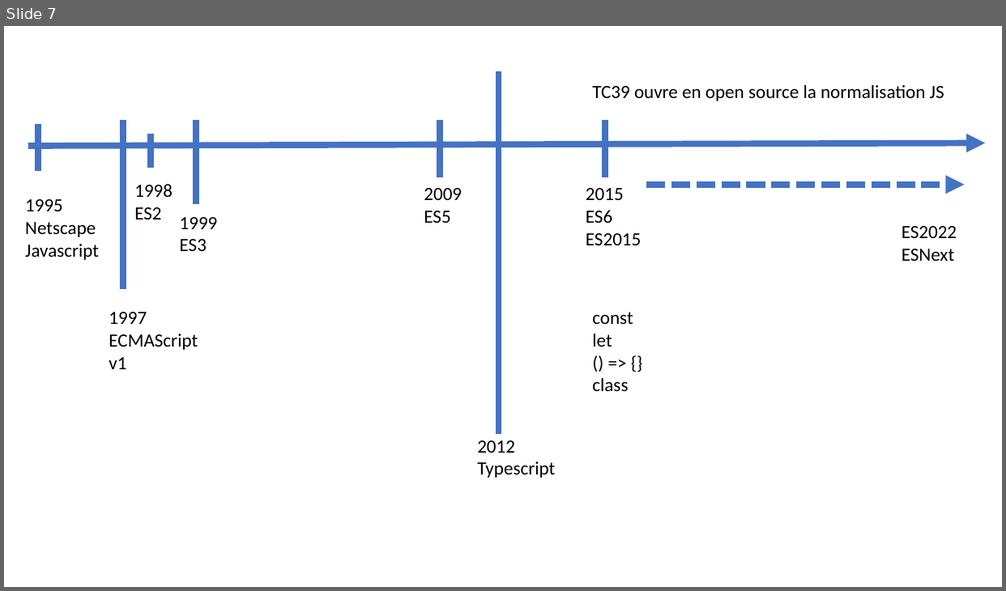
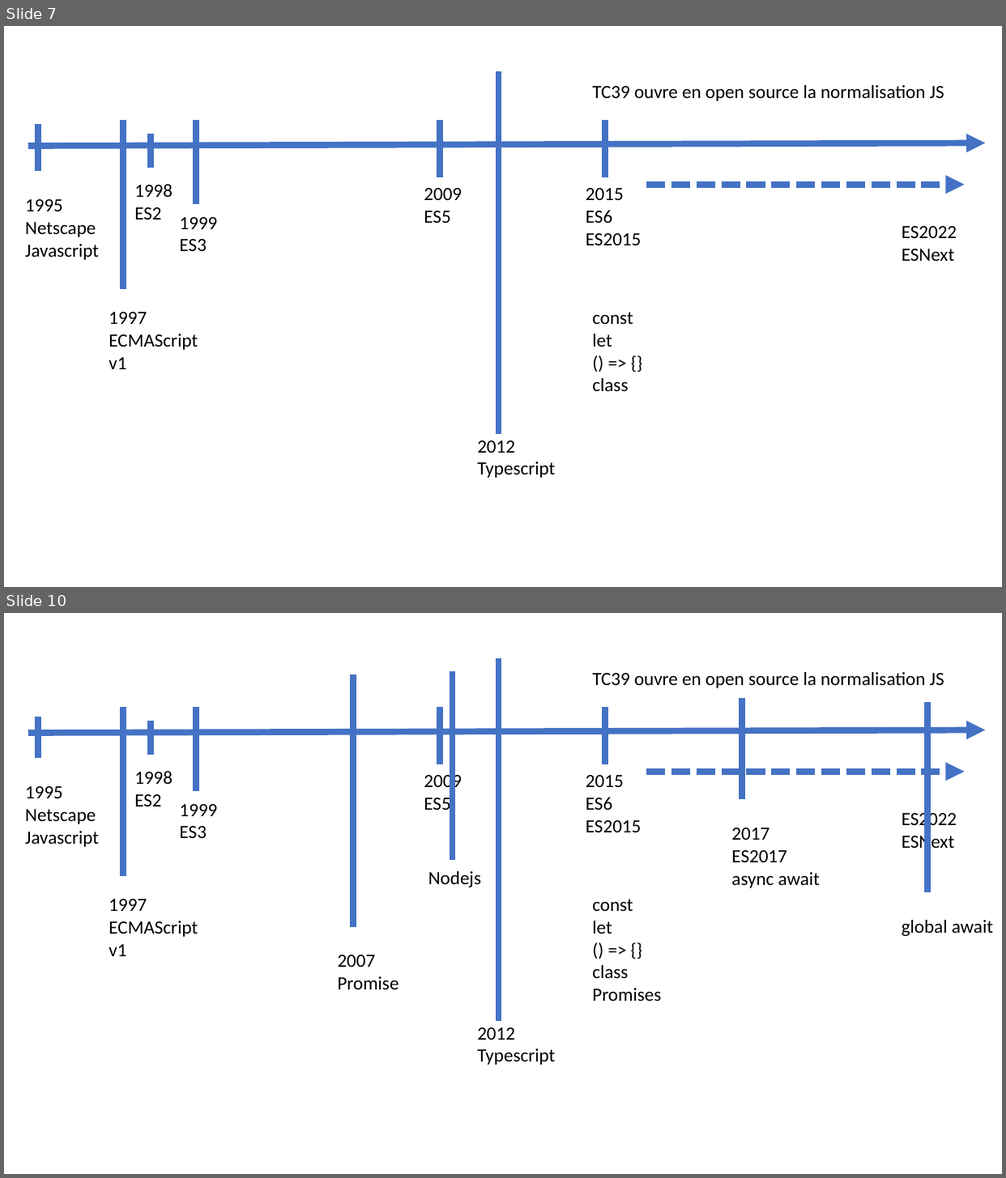
Before and after one commit to jlg-formation/tsr-mai-2022, a slide deck: notes.pptx. Shown one above the other, each under a label of ours: slide 7 before the commit, slides 7 and 10 after it; the slides between them are not shown. The pictures are 1006x591 and 1006x1178 pixels, drawn with LibreOffice and Linux fonts; fonts in the diff are those of the drawing. Boxes give left, top, right and bottom in pixels: in the first picture for what was removed or moved away, otherwise in the second. Text is boxed around its words. In the diff, an @@ line names an element or a change of style, - is before the commit and + after.

```diff
--- a/notes.pptx
+++ b/notes.pptx
@@ slide 10 added at bbox=[4, 613, 1002, 1174], background #FFFFFF @@
@@ line added from (499, 658) to (499, 1021), #4472C4 6 pt @@
@@ line added from (353, 675) to (353, 927), #4472C4 6 pt @@
@@ line added from (453, 671) to (453, 860), #4472C4 6 pt @@
@@ text added at bbox=[592, 672, 944, 688], 18 pt, text #000000 @@
+TC39 ouvre en open source la normalisation JS
@@ line added from (123, 707) to (123, 876), #4472C4 6 pt @@
@@ line added from (196, 707) to (196, 792), #4472C4 6 pt @@
@@ line added from (440, 707) to (440, 765), #4472C4 6 pt @@
@@ line added from (605, 707) to (605, 765), #4472C4 6 pt @@
@@ line added from (742, 697) to (742, 799), #4472C4 6 pt @@
@@ line added from (928, 702) to (928, 893), #4472C4 6 pt @@
@@ arrow added from (28, 733) to (986, 730), #4472C4 6 pt @@
@@ line added from (38, 717) to (38, 758), #4472C4 6 pt @@
@@ line added from (151, 721) to (151, 755), #4472C4 6 pt @@
@@ text added at bbox=[134, 771, 172, 807], 18 pt, text #000000 @@
+1998
+ES2
@@ text added at bbox=[424, 771, 462, 815], 18 pt, text #000000 @@
+2009
+ES5
@@ text added at bbox=[586, 775, 641, 833], 18 pt, text #000000 @@
+2015
+ES6
+ES2015
@@ arrow added from (646, 772) to (965, 772), #4472C4 6 pt dashed @@
@@ text added at bbox=[25, 786, 99, 847], 18 pt, text #000000 @@
+1995
+Netscape
+Javascript
@@ text added at bbox=[180, 804, 218, 838], 18 pt, text #000000 @@
+1999
+ES3
@@ text added at bbox=[731, 828, 820, 888], 18 pt, text #000000 @@
+2017
+ES2017
+async await
@@ text added at bbox=[901, 810, 957, 853], 18 pt, text #000000 @@
+ES2022
+ESNext
@@ text added at bbox=[428, 871, 481, 888], 18 pt, text #000000 @@
+Nodejs
@@ text added at bbox=[108, 899, 198, 956], 18 pt, text #000000 @@
+1997
+ECMAScript
+v1
@@ text added at bbox=[592, 899, 661, 1001], 18 pt, text #000000 @@
+const
+let
+() => {}
+class
+Promises
@@ text added at bbox=[901, 920, 993, 936], 18 pt, text #000000 @@
+global await
@@ text added at bbox=[338, 955, 399, 990], 18 pt, text #000000 @@
+2007
+Promise
@@ text added at bbox=[477, 1028, 555, 1065], 18 pt, text #000000 @@
+2012
+Typescript
```
Also in this commit, not shown: 1 slide changed, 9 other slides added.
